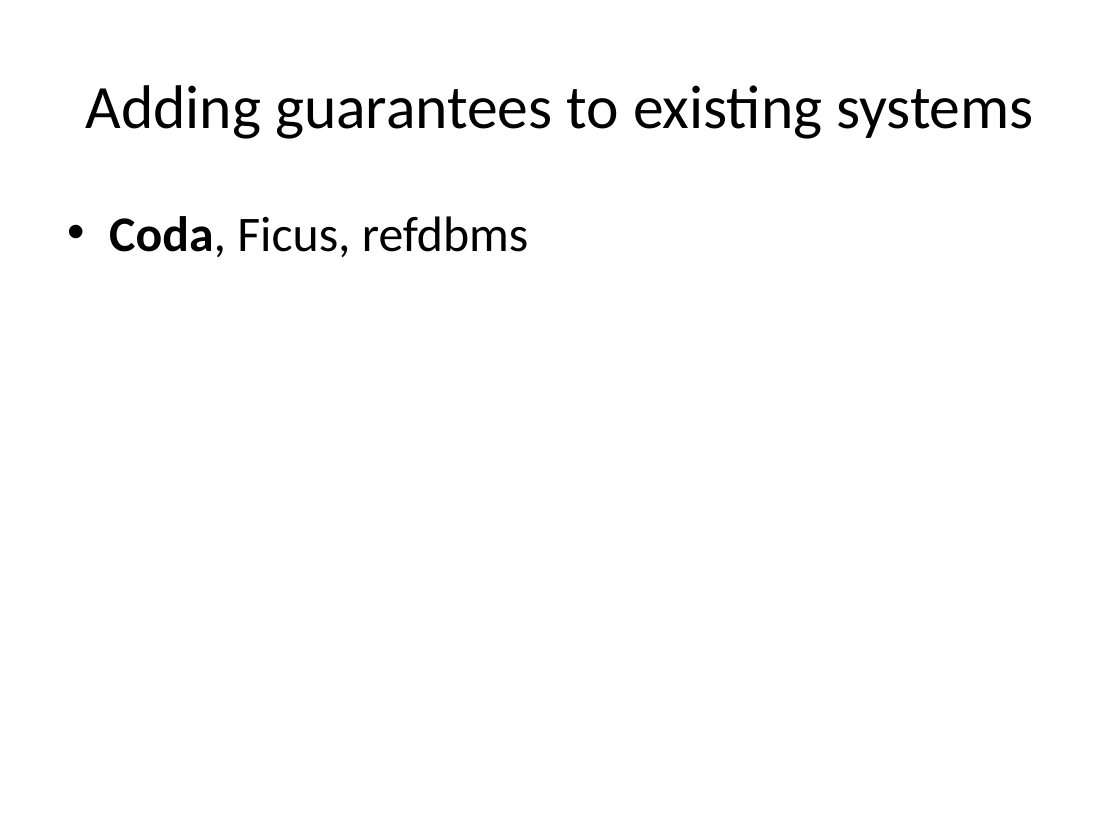
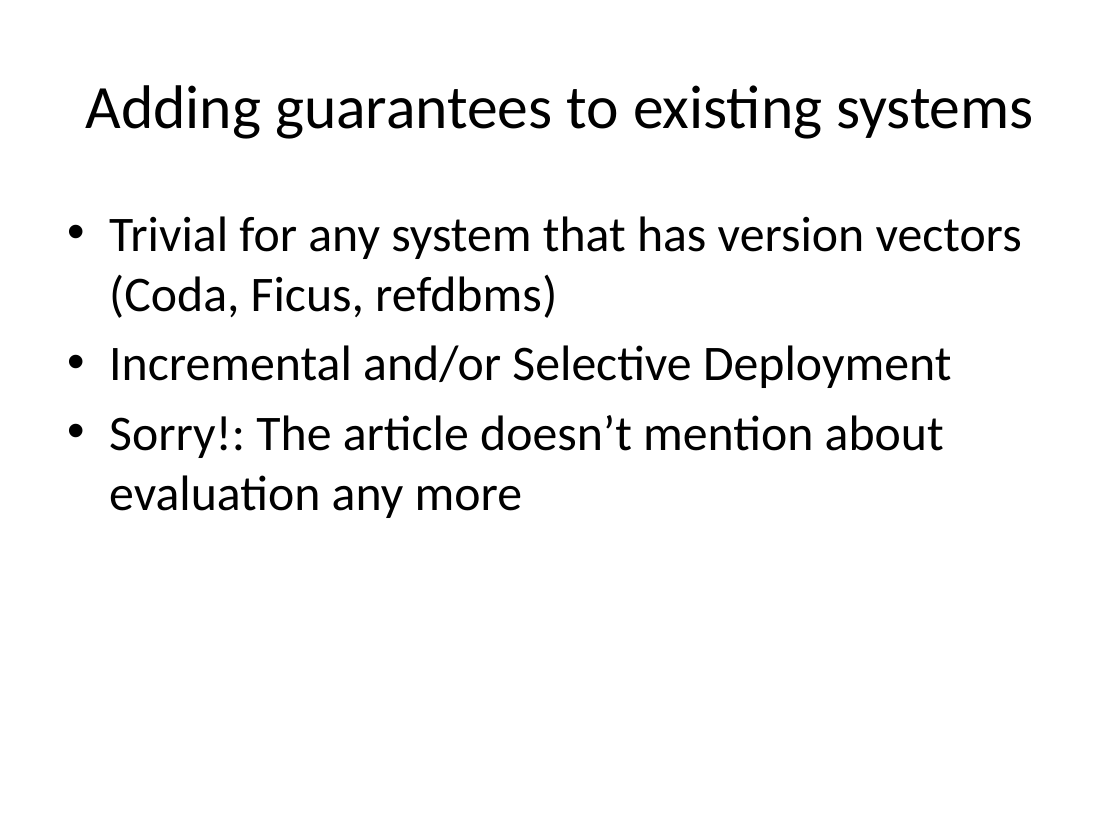
Before and after one commit to balidani/bomberman, a slide deck: slide 28 of presentation/slides_daniel.pptx. Drawn at 1120x840 pixels with LibreOffice and Linux fonts; fonts in the diff are those of the drawing. Boxes give left, top, right and bottom in pixels: in the first picture for what was removed or moved away, otherwise in the second. Text is boxed around its words. In the diff, an @@ line names an element or a change of style, - is before the commit and + after.

Commit message:
Filled the TODOs, diagram corretions
I filled the TODO bookmarks that I've seen. Also changed the arrow
directions with the common representation of notation of time for
computer science(arrow extends either right or down). Added existing
systems slide, I don't think I can add any more for the subtopic.

```diff
--- a/presentation/slides_daniel.pptx
+++ b/presentation/slides_daniel.pptx
@@ text at (x1=109, y1=216, x2=1022, y2=518): text changed @@
-• Coda, Ficus, refdbms
+• Trivial for any system that has version vectors (Coda, Ficus, refdbms)
+• Incremental and/or Selective Deployment
+• Sorry!: The article doesn’t mention about evaluation any more
```
Also in this commit, not shown: 6 other slides changed.
